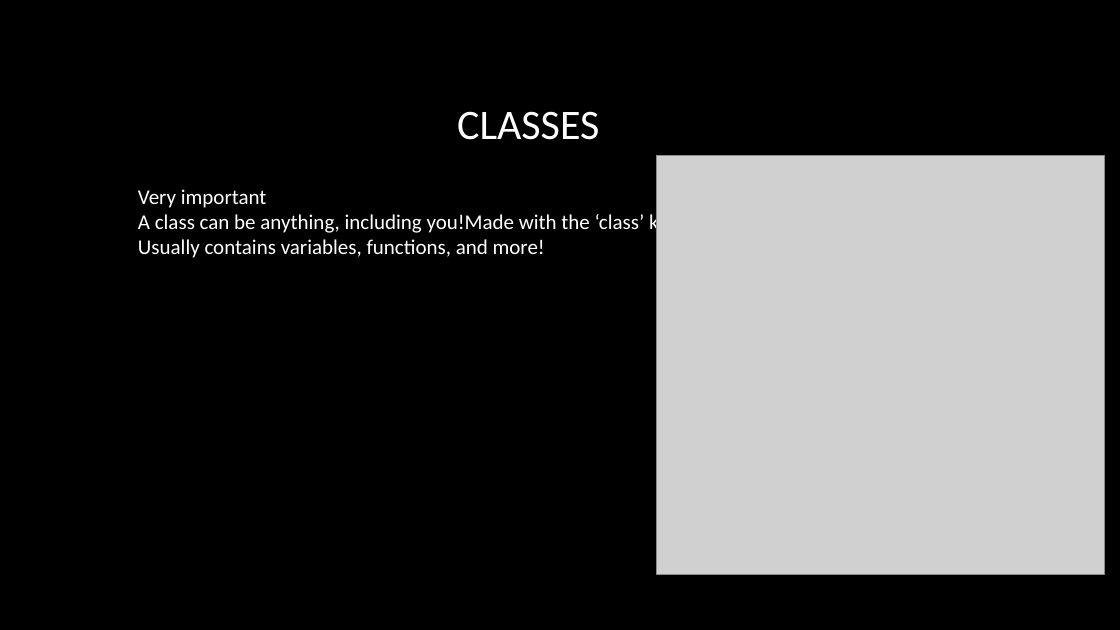
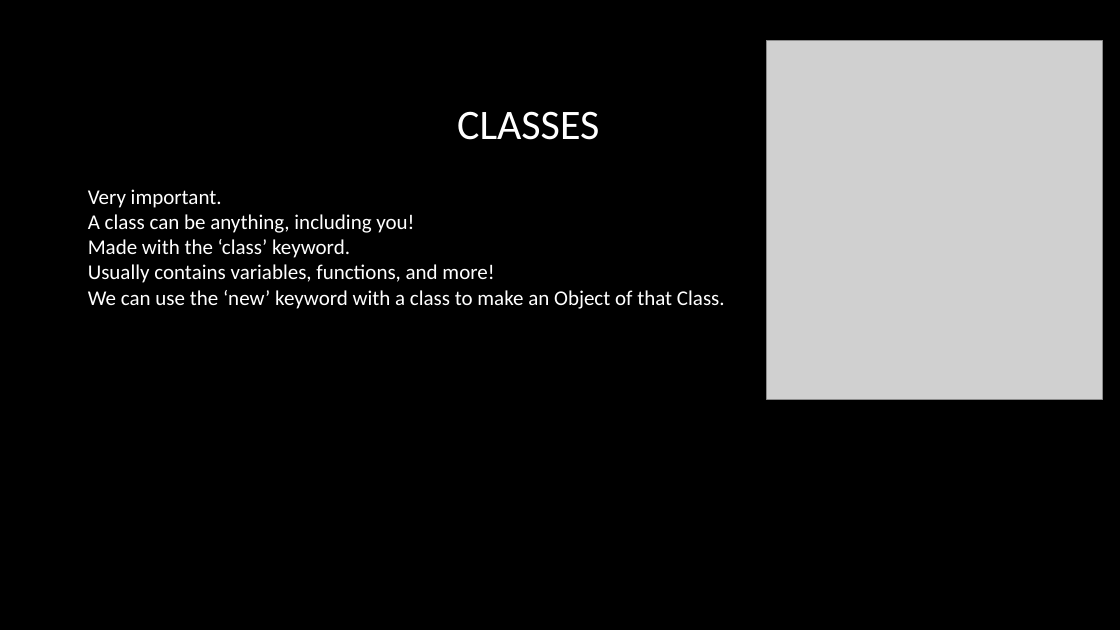
Before and after one commit to RIDENTEM/teachingMaterial, a slide deck: slide 5 of Programming in unity.pptx. Drawn at 1120x630 pixels with LibreOffice and Linux fonts; fonts in the diff are those of the drawing; grey boxes stand for pictures; background and template pictures are left out. Boxes give left, top, right and bottom in pixels: in the first picture for what was removed or moved away, otherwise in the second. Text is boxed around its words. In the diff, an @@ line names an element or a change of style, - is before the commit and + after.

```diff
--- a/Programming in unity.pptx
+++ b/Programming in unity.pptx
@@ picture added at [767, 40, 1103, 400] @@
@@ text "Very important.": place and size @@
-text "Very important." at [138, 189, 727, 258]
+text "Very important." at [88, 189, 725, 309]
@@ picture removed at [657, 155, 1104, 574] @@
@@ text at [88, 189, 414, 258]: text changed @@
-Very important
-A class can be anything, including you!Made with the ‘class’ keyword.
+Very important.
+A class can be anything, including you!
+Made with the ‘class’ keyword.
@@ text at [88, 290, 725, 309]: paragraph added @@
+We can use the ‘new’ keyword with a class to make an Object of that Class.
```
Also in this commit, not shown: 3 other slides changed, 10 other files.
